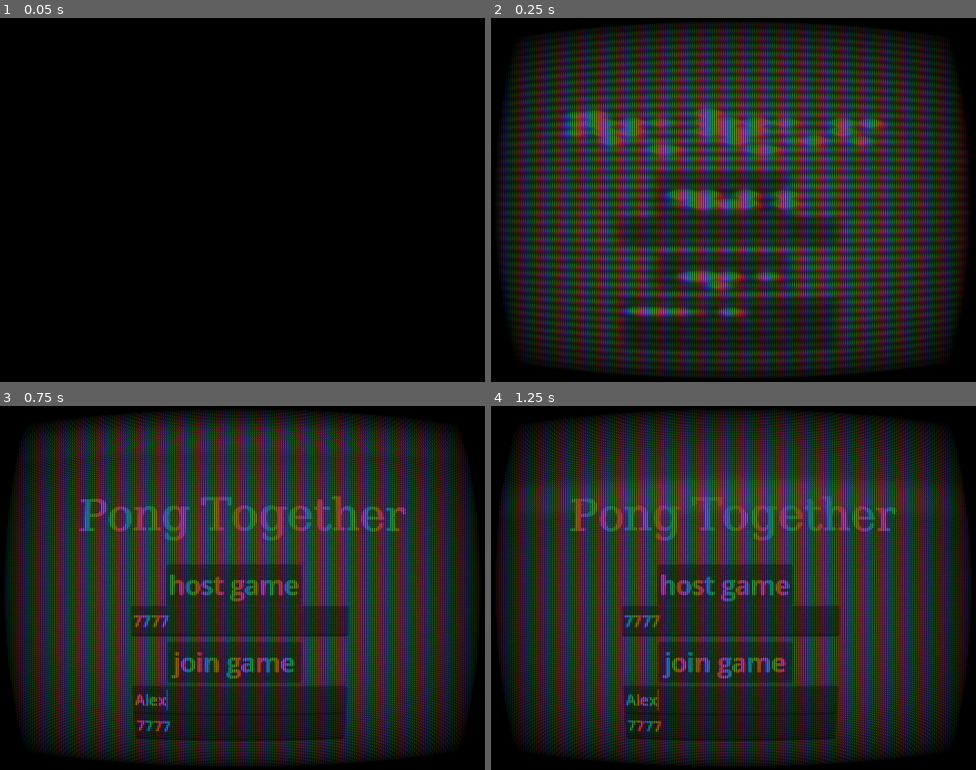
Above: before the commit, frames 1-4 (two rows, left to right).
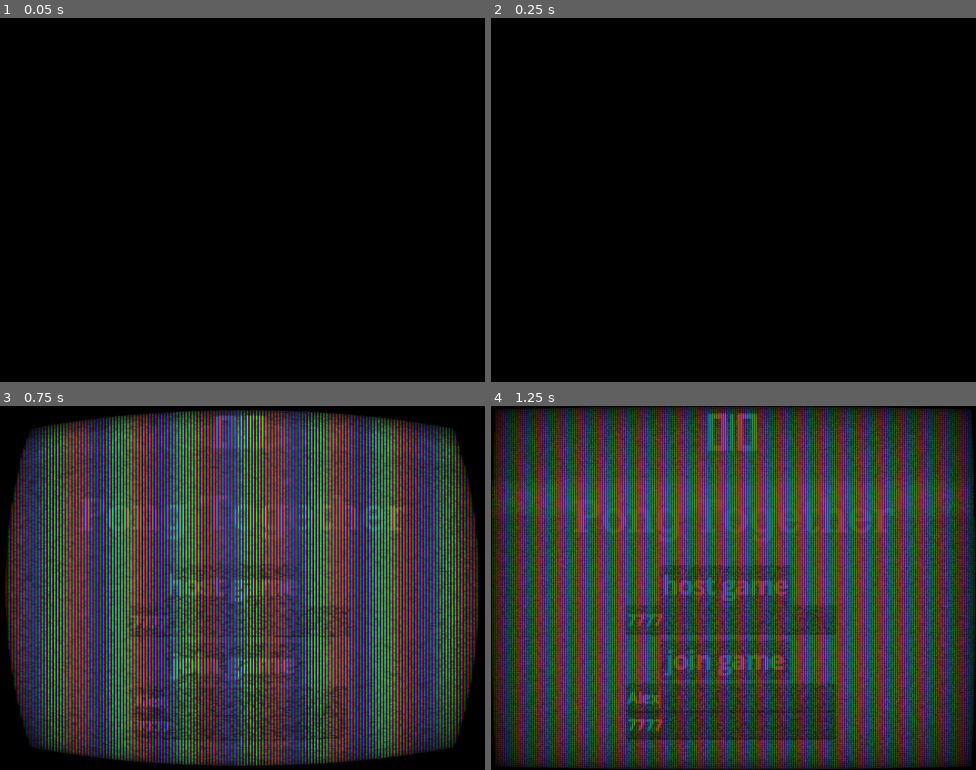
Above: after the commit, the same moments.

Repository: GattoDev-debug/pong-together
Game: Godot game, scene res://title.tscn
Two runs of this game, one before a commit and one after it. Both use one fixed random seed, a clock stepped at 60 frames per second and the inputs below.
Inputs (mouse positions are in pixels of both pictures, inside the frame that each line leads up to):
- Up to frame 1 (0.05 s): no input
- Up to frame 2 (0.25 s): no input
- Up to frame 3 (0.75 s): click (237, 697) at 0.52 s; type "Alex" at 0.6 s
- Up to frame 4 (1.25 s): no input

Frame 1 is identical in both runs. In frame 2, 89% of the frame differs, in the area x 0-99%, y 1-99%; in frame 3, 84%; in frame 4, 81%.

Commit message:
added sound, changed score location, removed useless ball sprite

Diff:
--- /dev/null
+++ b/animation.gd
@@ -0,0 +1,6 @@
+extends AnimationPlayer
+
+
+func _on_animation_finished(anim_name: StringName) -> void:
+	if anim_name == "new_animation":
+		play("new_animation_2")
--- a/ball.gd
+++ b/ball.gd
@@ -1,6 +1,6 @@
 extends Area2D
 
-const DEFAULT_SPEED = 100
+const DEFAULT_SPEED = 300
 var ball = true  # Keep your variable
 @export var _speed = DEFAULT_SPEED
 @export var direction = Vector2.from_angle(35)  # Initial angle
@@ -24,3 +24,5 @@
 	direction = Vector2.LEFT if randi() % 2 == 0 else Vector2.RIGHT  # Randomize starting side
 	position = _initial_pos
 	_speed = DEFAULT_SPEED
+func sound():
+	$AudioStreamPlayer.play()
--- a/ball.tscn
+++ b/ball.tscn
@@ -1,10 +1,7 @@
 [gd_scene load_steps=5 format=3 uid="uid://clpdqyj07yqhf"]
 
 [ext_resource type="Script" uid="uid://ddm8h3svikoic" path="res://ball.gd" id="1_41u45"]
-[ext_resource type="Texture2D" uid="uid://dyfr0q24yh4pj" path="res://ball.png" id="1_x8fbi"]
-
-[sub_resource type="CircleShape2D" id="CircleShape2D_41u45"]
-radius = 5.0
+[ext_resource type="AudioStream" uid="uid://btquemkc2q5xy" path="res://hit.mp3" id="2_41u45"]
 
 [sub_resource type="SceneReplicationConfig" id="SceneReplicationConfig_41u45"]
 properties/0/path = NodePath(".:position")
@@ -20,17 +17,34 @@
 properties/3/spawn = true
 properties/3/replication_mode = 1
 
+[sub_resource type="RectangleShape2D" id="RectangleShape2D_x8fbi"]
+size = Vector2(4, 4)
+
 [node name="Ball" type="Area2D"]
 process_mode = 1
 script = ExtResource("1_41u45")
 
-[node name="Ball" type="Sprite2D" parent="."]
-texture = ExtResource("1_x8fbi")
-
-[node name="CollisionShape2D" type="CollisionShape2D" parent="."]
-shape = SubResource("CircleShape2D_41u45")
-
 [node name="MultiplayerSynchronizer" type="MultiplayerSynchronizer" parent="."]
 replication_config = SubResource("SceneReplicationConfig_41u45")
 
+[node name="ColorRect" type="ColorRect" parent="."]
+anchors_preset = 8
+anchor_left = 0.5
+anchor_top = 0.5
+anchor_right = 0.5
+anchor_bottom = 0.5
+offset_left = -2.0
+offset_top = -2.0
+offset_right = 2.0
+offset_bottom = 2.0
+grow_horizontal = 2
+grow_vertical = 2
+
+[node name="CollisionShape2D" type="CollisionShape2D" parent="."]
+shape = SubResource("RectangleShape2D_x8fbi")
+
+[node name="AudioStreamPlayer" type="AudioStreamPlayer" parent="."]
+stream = ExtResource("2_41u45")
+volume_db = 2.0
+
 [connection signal="area_entered" from="." to="." method="_on_area_entered"]
--- /dev/null
+++ b/default_bus_layout.tres
@@ -0,0 +1,9 @@
+[gd_resource type="AudioBusLayout" load_steps=2 format=3 uid="uid://bjqp3i5hls00o"]
+
+[sub_resource type="AudioEffectLowPassFilter" id="AudioEffectLowPassFilter_j3pel"]
+resource_name = "LowPassFilter"
+cutoff_hz = 1140.0
+
+[resource]
+bus/0/effect/0/effect = SubResource("AudioEffectLowPassFilter_j3pel")
+bus/0/effect/0/enabled = true
--- a/icon.svg
+++ /dev/null
@@ -1 +0,0 @@
-<svg xmlns="http://www.w3.org/2000/svg" width="128" height="128"><rect width="124" height="124" x="2" y="2" fill="#363d52" stroke="#212532" stroke-width="4" rx="14"/><g fill="#fff" transform="translate(12.322 12.322)scale(.101)"><path d="M105 673v33q407 354 814 0v-33z"/><path fill="#478cbf" d="m105 673 152 14q12 1 15 14l4 67 132 10 8-61q2-11 15-15h162q13 4 15 15l8 61 132-10 4-67q3-13 15-14l152-14V427q30-39 56-81-35-59-83-108-43 20-82 47-40-37-88-64 7-51 8-102-59-28-123-42-26 43-46 89-49-7-98 0-20-46-46-89-64 14-123 42 1 51 8 102-48 27-88 64-39-27-82-47-48 49-83 108 26 42 56 81zm0 33v39c0 276 813 276 814 0v-39l-134 12-5 69q-2 10-14 13l-162 11q-12 0-16-11l-10-65H446l-10 65q-4 11-16 11l-162-11q-12-3-14-13l-5-69z"/><path d="M483 600c0 34 58 34 58 0v-86c0-34-58-34-58 0z"/><circle cx="725" cy="526" r="90"/><circle cx="299" cy="526" r="90"/></g><g fill="#414042" transform="translate(12.322 12.322)scale(.101)"><circle cx="307" cy="532" r="60"/><circle cx="717" cy="532" r="60"/></g></svg>
--- a/pongbar.gd
+++ b/pongbar.gd
@@ -24,7 +24,12 @@
 
 
 func _process(delta: float) -> void:
-	$Label.text = str(score)
+	# Update the correct label based on node name
+	if name.to_int() == 1:
+		get_parent().get_node("Control/Label").text = str(score)
+	else:
+		get_parent().get_node("Control/Label2").text = str(score)
+
 	# Set ball direction based on paddle position
 	if position.x == 45:  # Left paddle
 		_ball_dir = 1
@@ -41,7 +46,7 @@
 		position.y += 5
 
 	# Keep paddle within screen bounds
-	position.y = clamp(position.y, 16, _screen_size_y - 16)
+	position.y = clamp(position.y, 16, _screen_size_y)
 
 
 func _on_area_entered(area):
@@ -49,3 +54,4 @@
 		var hit_pos_rel = (area.position.y - position.y) / 50.0  # Adjust divisor for sensitivity
 		var new_dir = Vector2(_ball_dir, clamp(hit_pos_rel, -0.9, 0.9)).normalized()
 		area.direction = new_dir
+		area.sound()
--- a/pongbar.tscn
+++ b/pongbar.tscn
@@ -1,7 +1,6 @@
-[gd_scene load_steps=5 format=3 uid="uid://dst0vyi545mxx"]
+[gd_scene load_steps=4 format=3 uid="uid://dst0vyi545mxx"]
 
 [ext_resource type="Script" uid="uid://b1uyddlmsy7g7" path="res://pongbar.gd" id="1_ayttc"]
-[ext_resource type="FontFile" uid="uid://bajl5oh84qbn5" path="res://pong-score.ttf" id="2_3wp75"]
 
 [sub_resource type="RectangleShape2D" id="RectangleShape2D_tn6mp"]
 size = Vector2(14, 302)
@@ -16,9 +15,6 @@
 properties/2/path = NodePath(".:scale")
 properties/2/spawn = true
 properties/2/replication_mode = 1
-properties/3/path = NodePath("Label:text")
-properties/3/spawn = true
-properties/3/replication_mode = 1
 
 [node name="bar" type="Area2D"]
 process_mode = 1
@@ -43,15 +39,4 @@
 [node name="MultiplayerSynchronizer" type="MultiplayerSynchronizer" parent="."]
 replication_config = SubResource("SceneReplicationConfig_ayttc")
 
-[node name="Label" type="Label" parent="."]
-offset_left = -36.0
-offset_top = -24.0
-offset_right = 20.0
-offset_bottom = 32.0
-theme_override_fonts/font = ExtResource("2_3wp75")
-theme_override_font_sizes/font_size = 56
-text = "0"
-vertical_alignment = 1
-justification_flags = 0
-
 [connection signal="area_entered" from="." to="." method="_on_area_entered"]
--- a/project.godot
+++ b/project.godot
@@ -13,7 +13,6 @@
 config/name="pong together"
 run/main_scene="uid://druvdlfuby0qh"
 config/features=PackedStringArray("4.4", "GL Compatibility")
-config/icon="res://icon.svg"
 
 [display]
 
--- a/title.gd
+++ b/title.gd
@@ -67,11 +67,13 @@
 
 func _on_area_2d_3_area_entered(area: Area2D) -> void:
 	if area.ball:
+		$AudioStreamPlayer.play()
 		get_node_or_null(str(1)).score += 1
 		area.position = Vector2(393, 246)
 
 
 func _on_area_2d_4_area_entered(area: Area2D) -> void:
 	if area.ball:
+		$AudioStreamPlayer.play()
 		get_node_or_null(str(opponent_id)).score += 1
 		area.position = Vector2(393, 246)
--- a/title.tscn
+++ b/title.tscn
@@ -1,9 +1,11 @@
-[gd_scene load_steps=13 format=3 uid="uid://druvdlfuby0qh"]
+[gd_scene load_steps=16 format=3 uid="uid://druvdlfuby0qh"]
 
 [ext_resource type="Script" uid="uid://duj8k5ui3jnd" path="res://title.gd" id="1_y7k74"]
 [ext_resource type="FontFile" uid="uid://bajl5oh84qbn5" path="res://pong-score.ttf" id="2_3xoar"]
 [ext_resource type="Script" uid="uid://6yd8aorplf7u" path="res://ceiling.gd" id="2_kpexm"]
 [ext_resource type="Shader" uid="uid://1xmn6ujxctpd" path="res://new_shader.gdshader" id="4_3xoar"]
+[ext_resource type="Script" uid="uid://cs5xfk5yluku" path="res://animation.gd" id="5_mom7w"]
+[ext_resource type="AudioStream" uid="uid://1v4j26ulkyjn" path="res://score.mp3" id="6_7lgly"]
 
 [sub_resource type="RectangleShape2D" id="RectangleShape2D_mom7w"]
 size = Vector2(816, 20)
@@ -13,14 +15,14 @@
 
 [sub_resource type="ShaderMaterial" id="ShaderMaterial_mom7w"]
 shader = ExtResource("4_3xoar")
-shader_parameter/resolution = Vector2(0, 0)
+shader_parameter/resolution = Vector2(500, 400)
 shader_parameter/scan_line_amount = 1.0
-shader_parameter/warp_amount = 1.0
-shader_parameter/noise_amount = 0.03
+shader_parameter/warp_amount = 0.0
+shader_parameter/noise_amount = 0.2
 shader_parameter/interference_amount = 0.2
 shader_parameter/grille_amount = 1.0
 shader_parameter/grille_size = 1.0
-shader_parameter/vignette_amount = 1.0
+shader_parameter/vignette_amount = 0.6
 shader_parameter/vignette_intensity = 0.4
 shader_parameter/aberation_amount = 0.5
 shader_parameter/roll_line_amount = 0.3
@@ -32,6 +34,34 @@
 
 [sub_resource type="Animation" id="Animation_mom7w"]
 length = 0.001
+tracks/0/type = "value"
+tracks/0/imported = false
+tracks/0/enabled = true
+tracks/0/path = NodePath("CanvasLayer/Sprite2D:material:shader_parameter/noise_amount")
+tracks/0/interp = 1
+tracks/0/loop_wrap = true
+tracks/0/keys = {
+"times": PackedFloat32Array(0),
+"transitions": PackedFloat32Array(1),
+"update": 0,
+"values": [0.2]
+}
+tracks/1/type = "value"
+tracks/1/imported = false
+tracks/1/enabled = true
+tracks/1/path = NodePath("CanvasLayer/Sprite2D:material:shader_parameter/warp_amount")
+tracks/1/interp = 1
+tracks/1/loop_wrap = true
+tracks/1/keys = {
+"times": PackedFloat32Array(0),
+"transitions": PackedFloat32Array(1),
+"update": 0,
+"values": [0.0]
+}
+
+[sub_resource type="Animation" id="Animation_3xoar"]
+resource_name = "new_animation"
+length = 3.578
 tracks/0/type = "value"
 tracks/0/imported = false
 tracks/0/enabled = true
@@ -39,31 +69,70 @@
 tracks/0/interp = 1
 tracks/0/loop_wrap = true
 tracks/0/keys = {
-"times": PackedFloat32Array(0),
-"transitions": PackedFloat32Array(1),
-"update": 0,
-"values": [Vector2(0, 0)]
-}
-
-[sub_resource type="Animation" id="Animation_3xoar"]
-resource_name = "new_animation"
+"times": PackedFloat32Array(0.8, 1),
+"transitions": PackedFloat32Array(0.707107, 0.68302),
+"update": 0,
+"values": [Vector2(0, 0), Vector2(500, 400)]
+}
+tracks/1/type = "value"
+tracks/1/imported = false
+tracks/1/enabled = true
+tracks/1/path = NodePath("CanvasLayer/Sprite2D:material:shader_parameter/grille_size")
+tracks/1/interp = 2
+tracks/1/loop_wrap = true
+tracks/1/keys = {
+"times": PackedFloat32Array(0.633333, 1),
+"transitions": PackedFloat32Array(1, 1),
+"update": 0,
+"values": [5.0, 1.0]
+}
+tracks/2/type = "value"
+tracks/2/imported = false
+tracks/2/enabled = true
+tracks/2/path = NodePath("CanvasLayer/Sprite2D:material:shader_parameter/noise_amount")
+tracks/2/interp = 1
+tracks/2/loop_wrap = true
+tracks/2/keys = {
+"times": PackedFloat32Array(0.966667, 2.6),
+"transitions": PackedFloat32Array(1, 1),
+"update": 0,
+"values": [0.3, 0.03]
+}
+tracks/3/type = "value"
+tracks/3/imported = false
+tracks/3/enabled = true
+tracks/3/path = NodePath("CanvasLayer/Sprite2D:material:shader_parameter/warp_amount")
+tracks/3/interp = 1
+tracks/3/loop_wrap = true
+tracks/3/keys = {
+"times": PackedFloat32Array(0.64, 1),
+"transitions": PackedFloat32Array(1, 1),
+"update": 0,
+"values": [5.0, 0.1]
+}
+
+[sub_resource type="Animation" id="Animation_7lgly"]
+resource_name = "new_animation_2"
+length = 25.0
+loop_mode = 1
 tracks/0/type = "value"
 tracks/0/imported = false
 tracks/0/enabled = true
-tracks/0/path = NodePath("CanvasLayer/Sprite2D:material:shader_parameter/resolution")
+tracks/0/path = NodePath("CanvasLayer/Sprite2D:material:shader_parameter/noise_amount")
 tracks/0/interp = 1
 tracks/0/loop_wrap = true
 tracks/0/keys = {
-"times": PackedFloat32Array(0, 1),
-"transitions": PackedFloat32Array(3.24901, 1),
-"update": 0,
-"values": [Vector2(0, 0), Vector2(500, 400)]
+"times": PackedFloat32Array(0.6, 2.6, 7.93333),
+"transitions": PackedFloat32Array(1, 1, 1),
+"update": 0,
+"values": [0.03, 0.2, 0.03]
 }
 
 [sub_resource type="AnimationLibrary" id="AnimationLibrary_7lgly"]
 _data = {
 &"RESET": SubResource("Animation_mom7w"),
-&"new_animation": SubResource("Animation_3xoar")
+&"new_animation": SubResource("Animation_3xoar"),
+&"new_animation_2": SubResource("Animation_7lgly")
 }
 
 [sub_resource type="SceneReplicationConfig" id="SceneReplicationConfig_3xoar"]
@@ -73,6 +142,12 @@
 properties/1/path = NodePath("..:gpaused")
 properties/1/spawn = true
 properties/1/replication_mode = 2
+properties/2/path = NodePath("../Control/Label:text")
+properties/2/spawn = true
+properties/2/replication_mode = 2
+properties/3/path = NodePath("../Control/Label2:text")
+properties/3/spawn = true
+properties/3/replication_mode = 2
 
 [node name="Node2D" type="Node2D"]
 process_mode = 3
@@ -204,11 +279,53 @@
 &"": SubResource("AnimationLibrary_7lgly")
 }
 autoplay = "new_animation"
-speed_scale = 1.995
+speed_scale = 1.205
+script = ExtResource("5_mom7w")
 
 [node name="MultiplayerSynchronizer" type="MultiplayerSynchronizer" parent="."]
 root_path = NodePath("../MultiplayerSpawner")
 replication_config = SubResource("SceneReplicationConfig_3xoar")
+
+[node name="Control" type="Control" parent="."]
+layout_mode = 3
+anchors_preset = 0
+offset_right = 40.0
+offset_bottom = 40.0
+
+[node name="ColorRect" type="ColorRect" parent="Control"]
+layout_mode = 0
+offset_left = 396.0
+offset_top = 13.0
+offset_right = 400.0
+offset_bottom = 74.0
+
+[node name="Label" type="Label" parent="Control"]
+layout_mode = 0
+offset_left = 33.0
+offset_top = 13.0
+offset_right = 419.0
+offset_bottom = 74.0
+theme_override_fonts/font = ExtResource("2_3xoar")
+theme_override_font_sizes/font_size = 61
+text = "0"
+horizontal_alignment = 2
+vertical_alignment = 1
+
+[node name="Label2" type="Label" parent="Control"]
+layout_mode = 0
+offset_left = 407.0
+offset_top = 13.0
+offset_right = 793.0
+offset_bottom = 74.0
+theme_override_fonts/font = ExtResource("2_3xoar")
+theme_override_font_sizes/font_size = 61
+text = "0"
+vertical_alignment = 1
+
+[node name="AudioStreamPlayer" type="AudioStreamPlayer" parent="."]
+stream = ExtResource("6_7lgly")
+volume_db = 2.0
+mix_target = 2
 
 [connection signal="pressed" from="menu/Button" to="." method="_on_button_pressed"]
 [connection signal="pressed" from="menu/Button2" to="." method="_on_button_2_pressed"]
@@ -216,3 +333,4 @@
 [connection signal="area_entered" from="Area2D2" to="Area2D2" method="_on_area_entered"]
 [connection signal="area_entered" from="Area2D3" to="." method="_on_area_2d_3_area_entered"]
 [connection signal="area_entered" from="Area2D4" to="." method="_on_area_2d_4_area_entered"]
+[connection signal="animation_finished" from="AnimationPlayer" to="AnimationPlayer" method="_on_animation_finished"]
Not shown, added: animation.gd.uid
Binary file removed: ball.png
Not shown, removed: ball.png.import
Not shown, changed: export_presets.cfg
Not shown, added: hit.mp3.import
Not shown, removed: icon.svg.import
Not shown, added: score.mp3.import
Not shown, changed: README.md
Not shown, added: hit.mp3
Not shown, added: score.mp3
